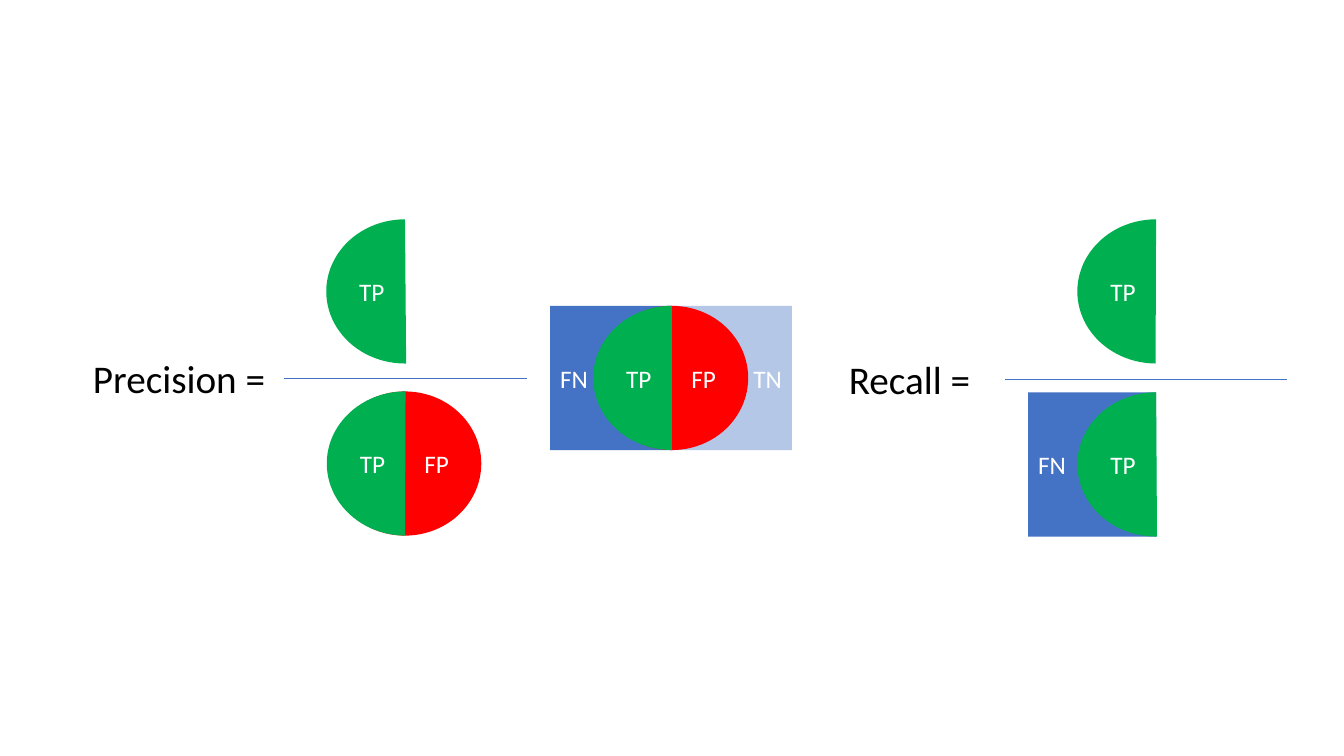
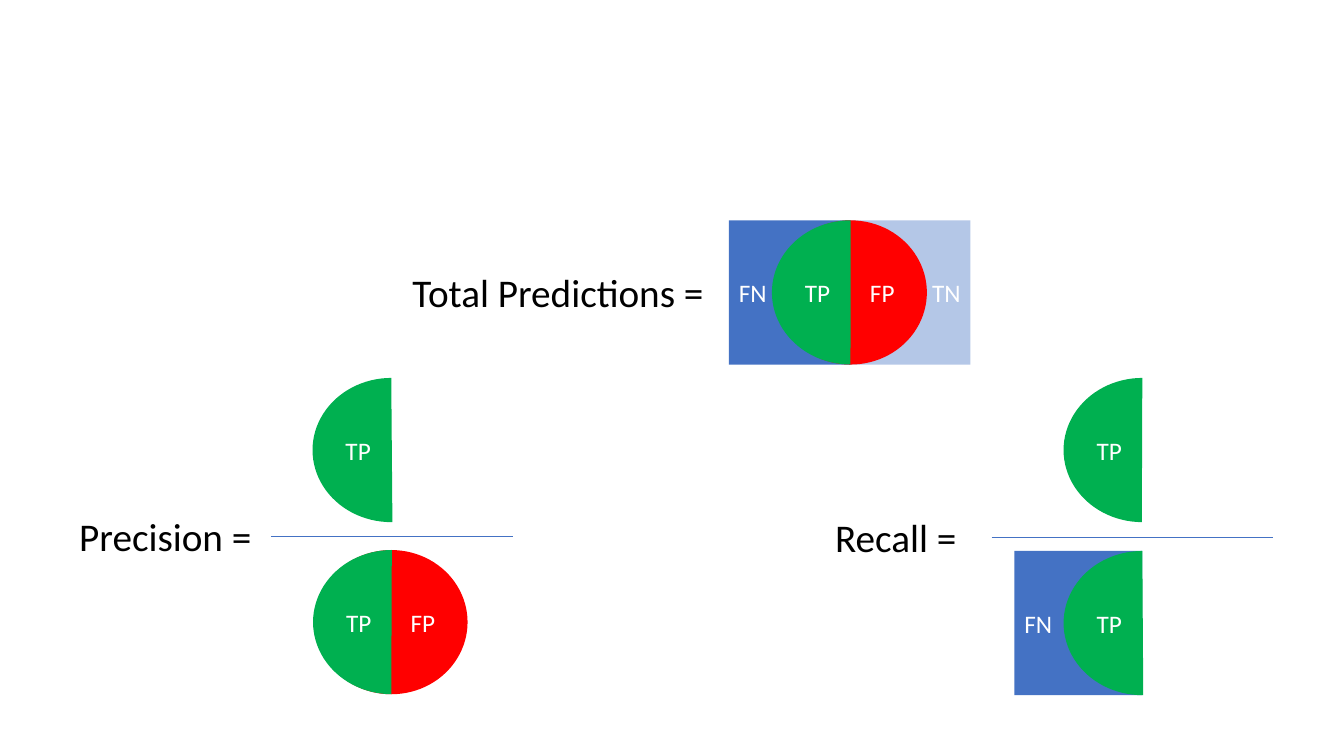
Before and after one commit to duynlq/reviews-prediction, a slide deck: slide 1 of images/precision_vs_recall.pptx. Drawn at 1344x756 pixels with LibreOffice and Linux fonts; fonts in the diff are those of the drawing. Boxes give left, top, right and bottom in pixels: in the first picture for what was removed or moved away, otherwise in the second. Text is boxed around its words. In the diff, an @@ line names an element or a change of style, - is before the commit and + after.

Commit message:
update precision vs recall

```diff
--- a/images/precision_vs_recall.pptx
+++ b/images/precision_vs_recall.pptx
@@ 2 rectangles, 1 ellipse, 1 chord (boxed as its full ellipse): place and size @@
-2 rectangles, 1 ellipse, 1 chord (boxed as its full ellipse) at [551,306,791,450]
+2 rectangles, 1 ellipse, 1 chord (boxed as its full ellipse) at [729,221,970,365]
@@ text added at [412,279,675,308], 28 pt, text #000000 @@
+Total Predictions =
@@ 4 chord (boxed as its full ellipse)s, 2 texts, 2 lines, 1 rectangle, 1 ellipse: place and size @@
-4 chord (boxed as its full ellipse)s, 2 texts, 2 lines, 1 rectangle, 1 ellipse at [93,220,1288,536]
+4 chord (boxed as its full ellipse)s, 2 texts, 2 lines, 1 rectangle, 1 ellipse at [79,378,1273,696]
```
Also in this commit, not shown: 2 other files.
